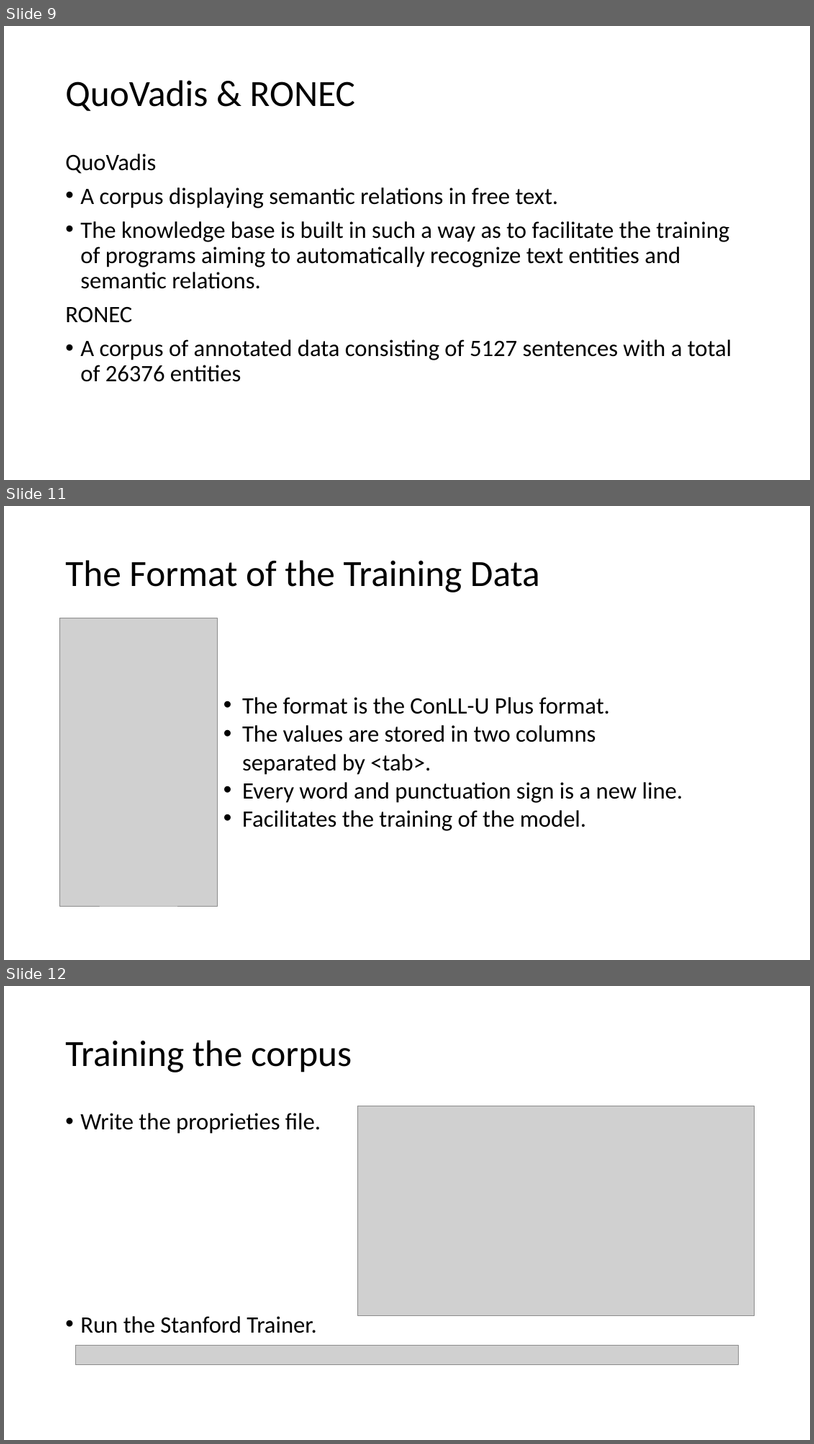
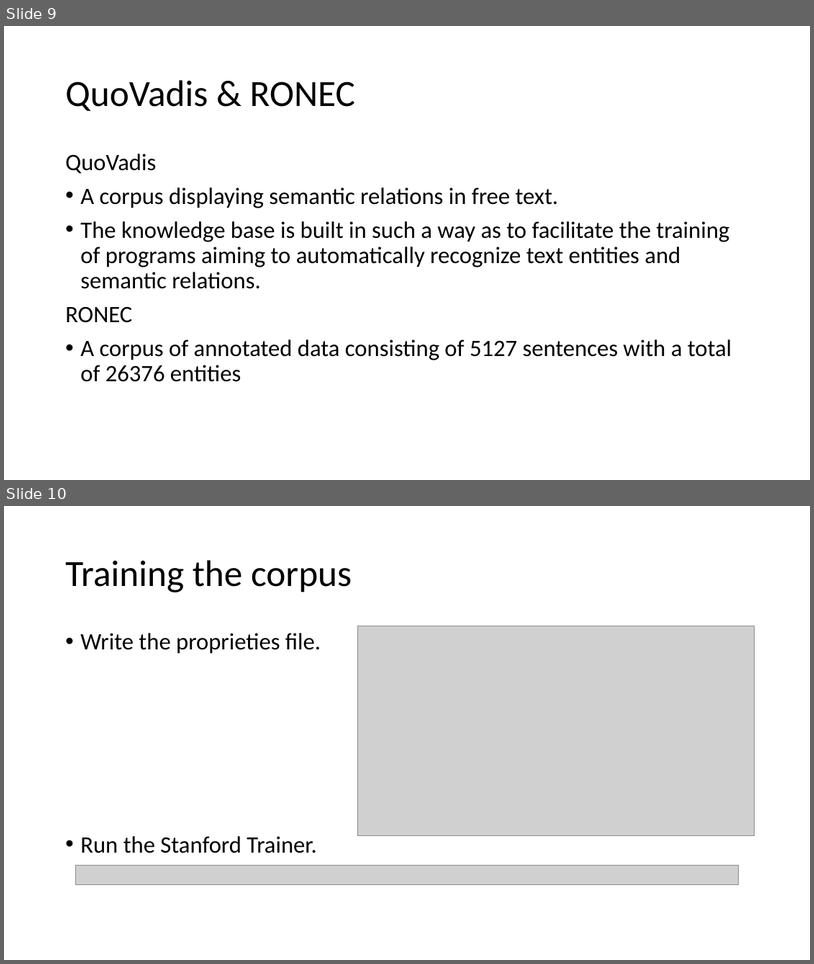
Before and after one commit to alexad19/Licenta2019DrumeaAlexandru, a slide deck: Presentation/Named Entity Recognition for the Romanian Language.pptx. Shown one above the other, each under a label of ours: slides 9, 11 and 12 before the commit, slides 9 and 10 after it; the slides between them are not shown. The pictures are 814x1444 and 814x964 pixels, drawn with LibreOffice and Linux fonts; fonts in the diff are those of the drawing; grey boxes stand for pictures. Boxes give left, top, right and bottom in pixels: in the first picture for what was removed or moved away, otherwise in the second. Text is boxed around its words. In the diff, an @@ line names an element or a change of style, - is before the commit and + after.

```diff
--- a/Presentation/Named Entity Recognition for the Romanian Language.pptx
+++ b/Presentation/Named Entity Recognition for the Romanian Language.pptx
@@ slide 11 removed at (4,506,810,960), background #FFFFFF @@
@@ title removed at (65,560,540,592) @@
-The Format of the Training Data
@@ picture removed at (59,618,218,906) @@
@@ text removed at (242,697,684,831) @@
-• The format is the ConLL-U Plus format.
-• The values are stored in two columns separated by <tab>.
-• Every word and punctuation sign is a new line.
-• Facilitates the training of the model.
@@ what was slide 12 is now slide 10 @@
```
Also in this commit, not shown: 4 slides changed, 1 other slide removed, 1 other file.
